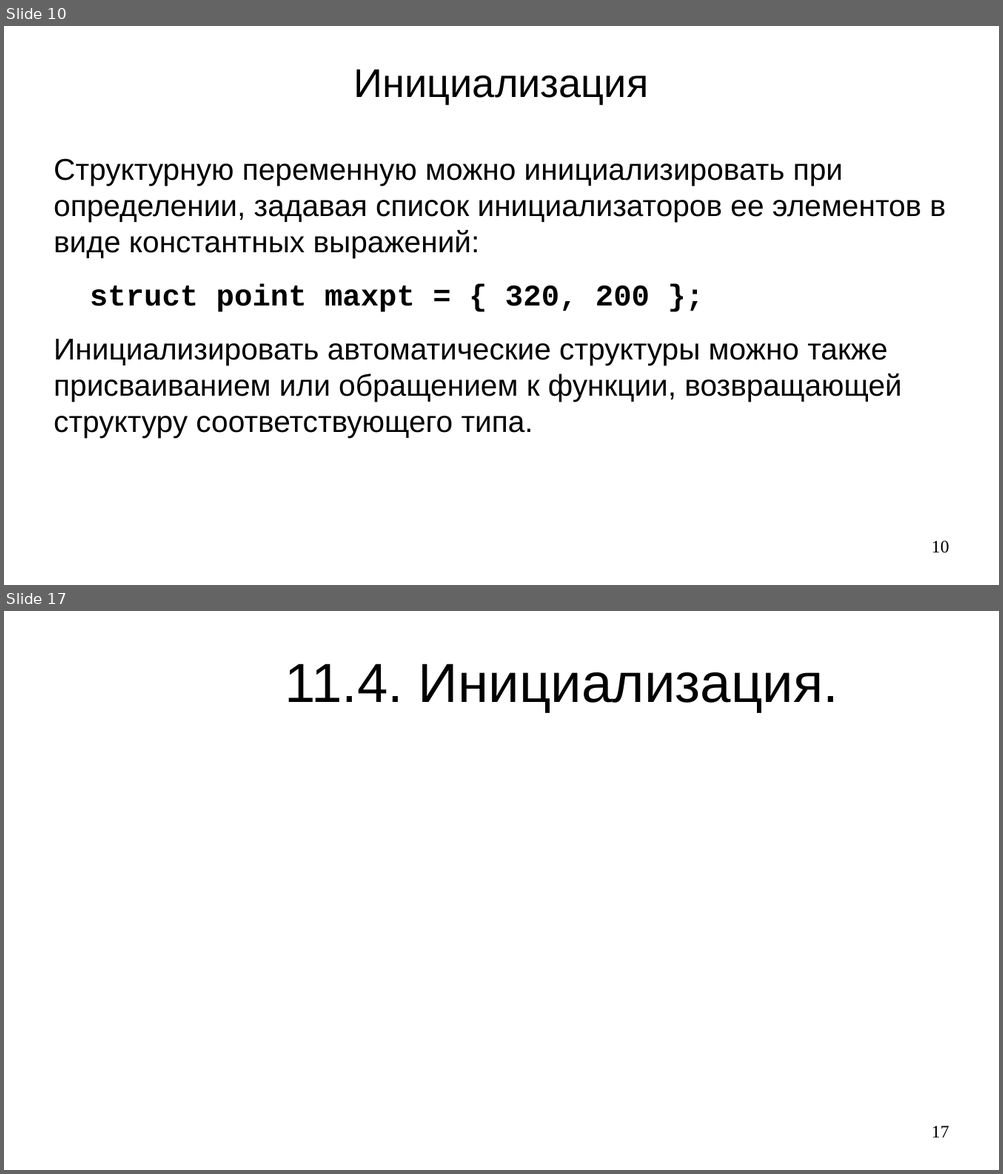
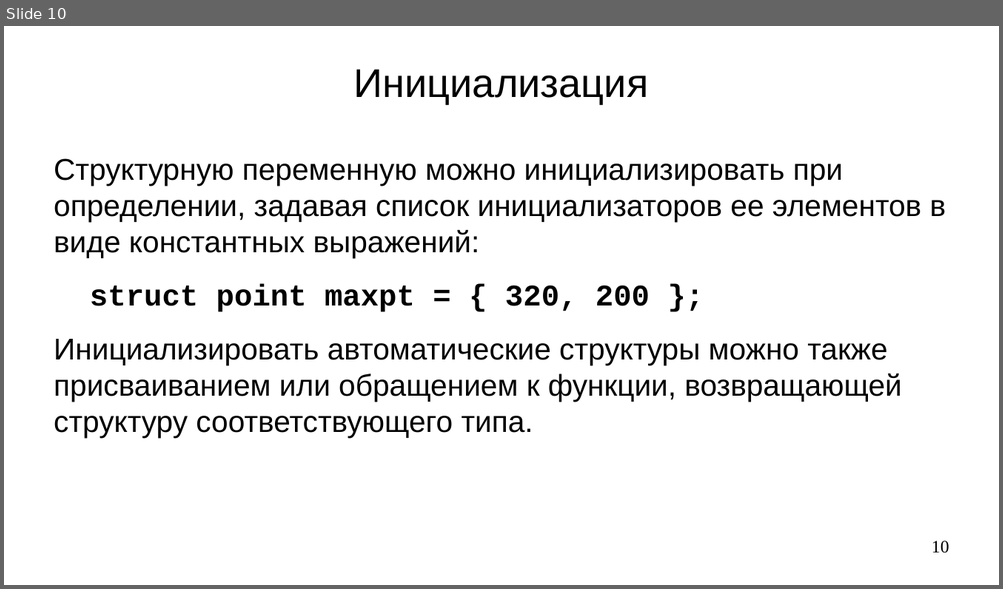
Before and after one commit to steelcraft/stud-lab, a slide deck: Лекции/CBCP01#L7.odp. Shown one above the other, each under a label of ours: slides 10 and 17 before the commit, slide 10 after it; the slides between them are not shown. The pictures are 1003x1174 and 1003x589 pixels, drawn with LibreOffice and Linux fonts; fonts in the diff are those of the drawing. Boxes give left, top, right and bottom in pixels: in the first picture for what was removed or moved away, otherwise in the second. Text is boxed around its words. In the diff, an @@ line names an element or a change of style, - is before the commit and + after.

```diff
--- a/Лекции/CBCP01#L7.odp
+++ b/Лекции/CBCP01#L7.odp
@@ slide 17 removed at <box>4,611,999,1170</box>, background #FFFFFF @@
@@ title removed at <box>284,664,838,712</box> @@
-11.4. Инициализация.
@@ page number removed at <box>931,1126,949,1138</box> @@
-17
```
Also in this commit, not shown: 5 slides added, 6 other slides removed.
